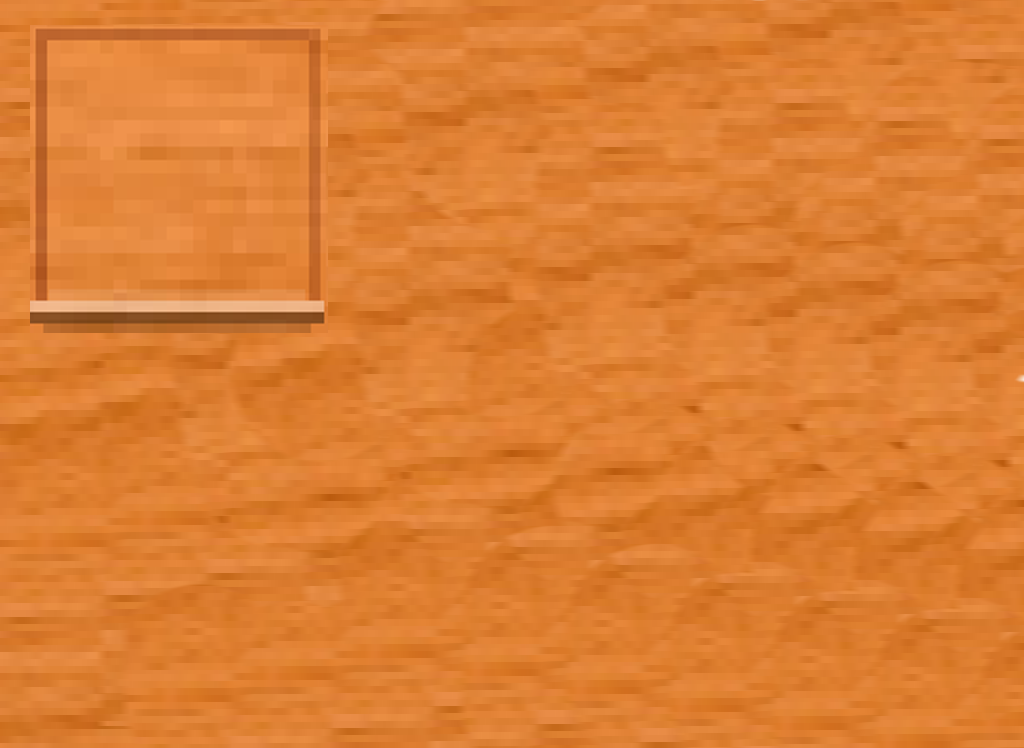
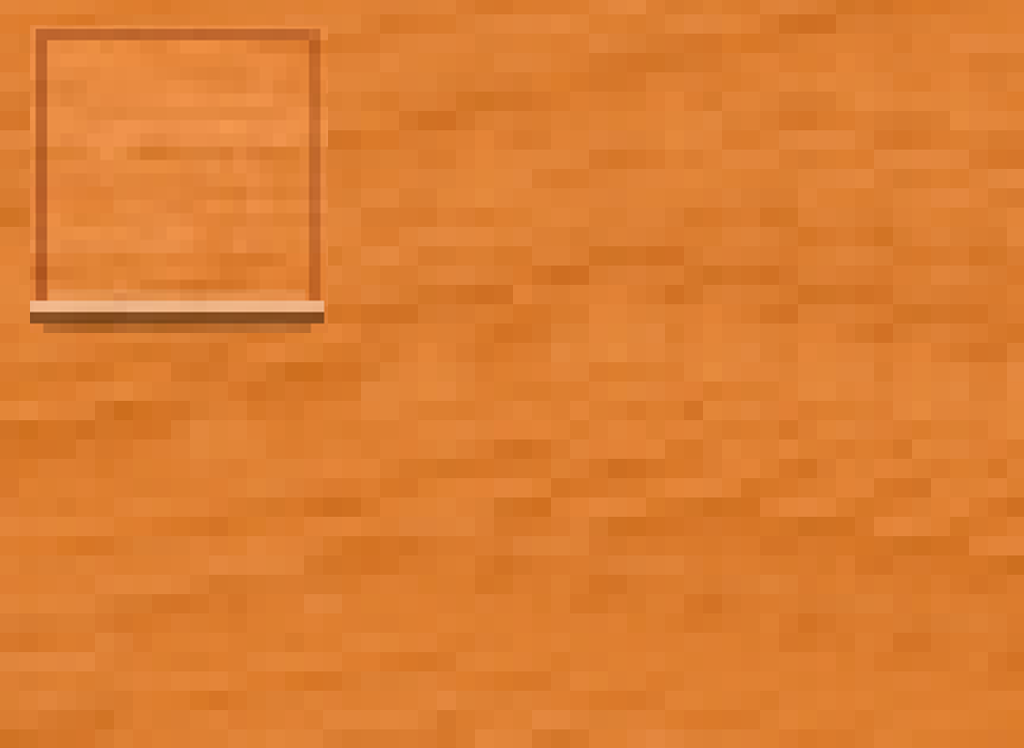
Layer changes from the first 1024×748 image to the second:
painted on "Layer 1" over 0, 0, 1024, 748
